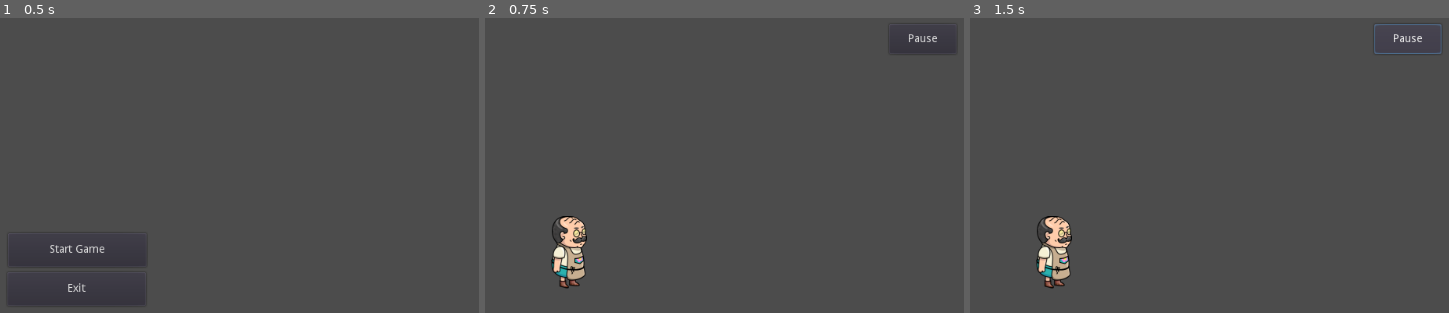
Above: before the commit, frames 1-3 (left to right).
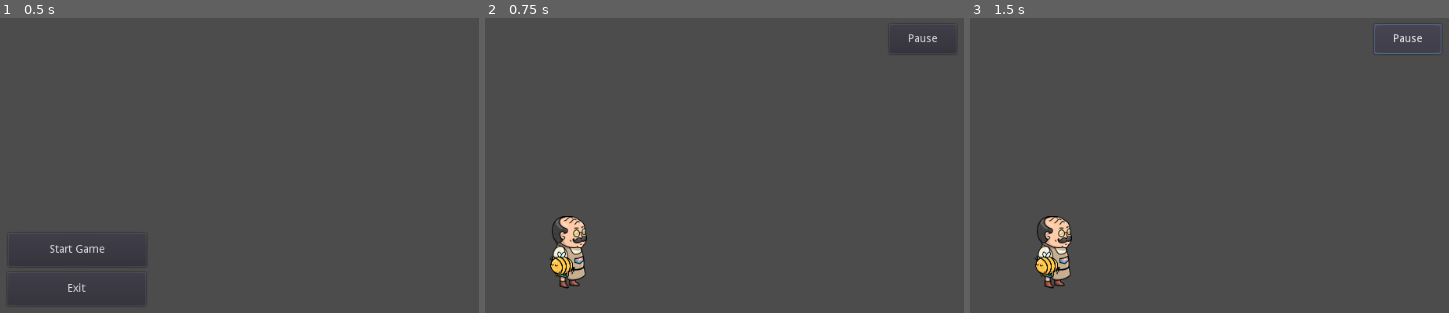
Above: after the commit, the same moments.

Repository: bigasdev/zumbilandia
Game: Godot game, scene res://MainScene.tscn
Same seed, same stepped clock (60 frames per second), same inputs: the game is played once before the commit and once after it.
Inputs:
- Up to frame 1 (0.5 s): no input
- Up to frame 2 (0.75 s): click "Start Game" at 0.5 s
- Up to frame 3 (1.5 s): click "Pause" at 1.25 s

Frame 1 is identical in both runs. In frame 2, 0.3% of the frame differs, in the area x 13-19%, y 78-88%; in frame 3, 0.3%.

Commit message:
feat: start of the weapon

Diff:
--- a/characters/Npc.gd
+++ b/characters/Npc.gd
@@ -3,6 +3,9 @@
 export var moveSpeed : float
 export var attackSpeed : float
 export var damage : float
+
+# components
+onready var weapon : Sprite = $Weapon
 
 #following variables
 var following : KinematicBody2D
@@ -15,6 +18,9 @@
 # Called when the node enters the scene tree for the first time.
 func _ready():
 	following = Global.player
+	if weapon :
+		weapon.set_damage(damage)
+		pass
 	pass # Replace with function body.
 
 # Function that will be used to make the npc follow the player
--- a/characters/Npc.tscn
+++ b/characters/Npc.tscn
@@ -1,7 +1,9 @@
-[gd_scene load_steps=4 format=2]
+[gd_scene load_steps=6 format=2]
 
 [ext_resource path="res://characters/Npc.gd" type="Script" id=1]
 [ext_resource path="res://characters/sprites/npc.png" type="Texture" id=2]
+[ext_resource path="res://weapons/weapon.png" type="Texture" id=3]
+[ext_resource path="res://weapons/Weapon.gd" type="Script" id=4]
 
 [sub_resource type="RectangleShape2D" id=1]
 extents = Vector2( 40.5, 78.5 )
@@ -13,7 +15,10 @@
 [node name="Sprite" type="Sprite" parent="."]
 texture = ExtResource( 2 )
 
-[node name="Weapon" type="Node" parent="."]
+[node name="Weapon" type="Sprite" parent="."]
+position = Vector2( -17, 31 )
+texture = ExtResource( 3 )
+script = ExtResource( 4 )
 
 [node name="CollisionShape2D" type="CollisionShape2D" parent="."]
 shape = SubResource( 1 )
--- /dev/null
+++ b/weapons/Weapon.gd
@@ -0,0 +1,21 @@
+extends Sprite
+
+
+# Declare member variables here. Examples:
+# var a = 2
+# var b = "text"
+
+export var damage : float
+
+# Called when the node enters the scene tree for the first time.
+func _ready():
+	pass # Replace with function body.
+
+# Function that will set the damage of the weapon based in the character\
+func set_damage(damage):
+	self.damage = damage
+	pass
+
+# Called every frame. 'delta' is the elapsed time since the previous frame.
+#func _process(delta):
+#	pass
Binary file added: weapons/weapon.png
Not shown, added: weapons/weapon.png.import
